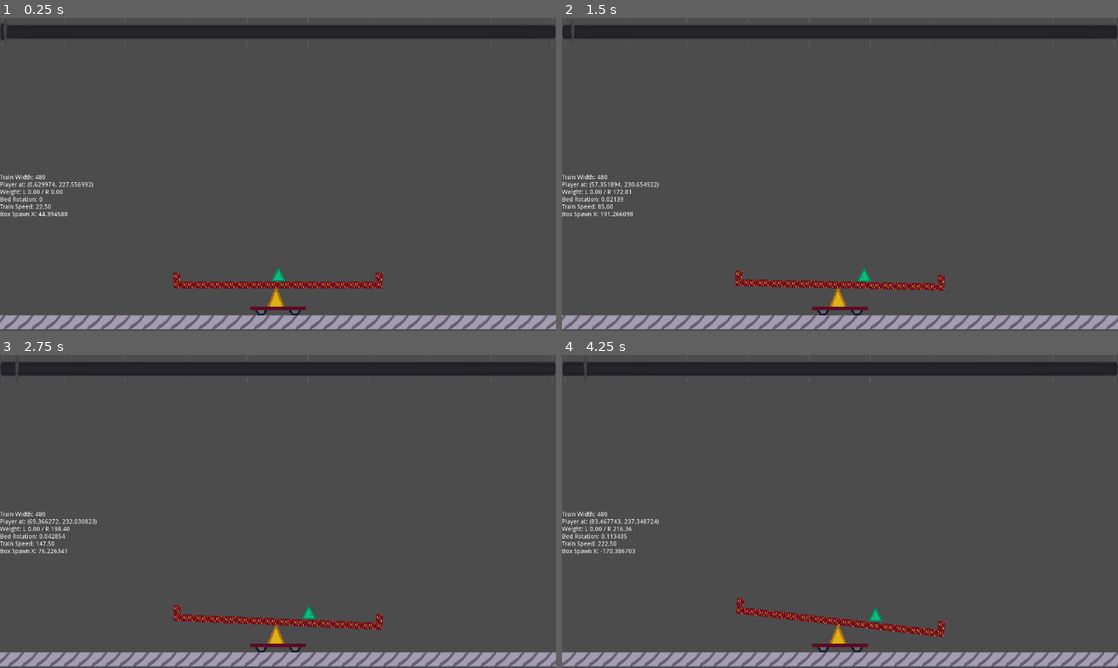
Above: before the commit, frames 1-4 (two rows, left to right).
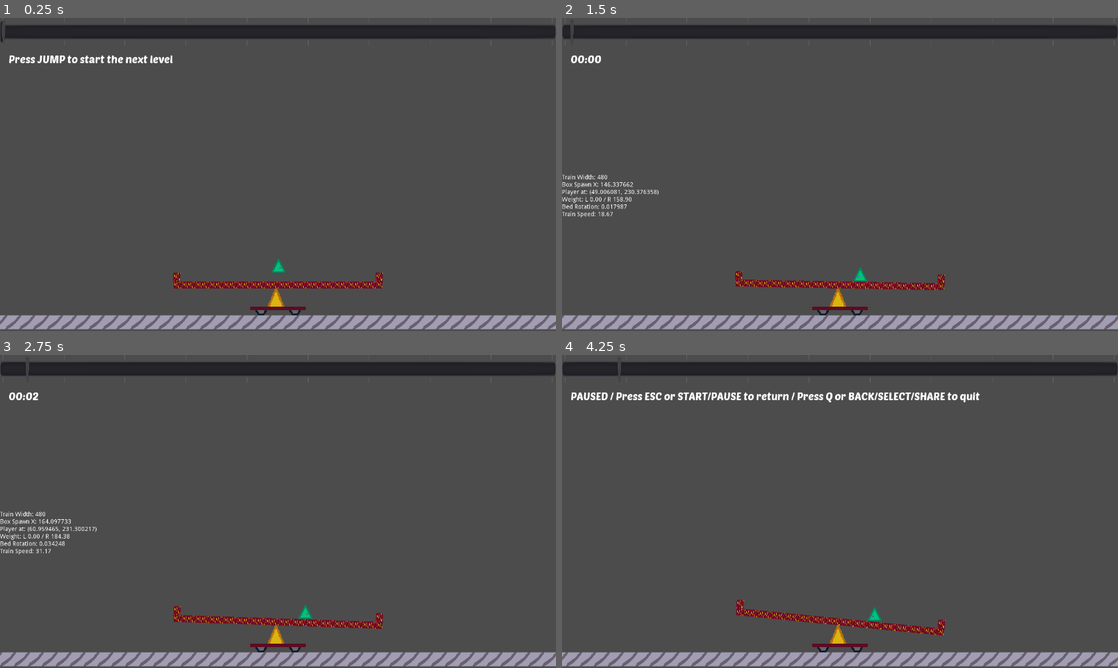
Above: after the commit, the same moments.

Repository: RetroIndieJosh/train-tilt
Game: Godot game, scene res://scenes/Game.tscn
Two runs of this game, one before a commit and one after it. Both use one fixed random seed, a clock stepped at 60 frames per second and the inputs below.
Inputs:
- Up to frame 1 (0.25 s): no input
- Up to frame 2 (1.5 s): hold D (right) 0.53-1.28 s; tap Space (jump) at 0.6, 0.77, 1.07 s; hold Left (left) from 1.28 s (still down); tap Alt (grab) at 1.35 s
- Up to frame 3 (2.75 s): tap Space (jump) at 1.52, 1.55, 1.82, 2.1 s; release Left (left) at 2.03 s; hold D (right) from 2.03 s (still down)
- Up to frame 4 (4.25 s): tap Alt (grab) at 2.85 s; tap Space (jump) at 3.02, 3.05, 3.32, 3.6, 3.77, 4.07 s; release D (right) at 3.53 s; hold Left (left) from 3.53 s (still down); tap Escape (pause, bound only after the commit) at 4.15 s

The runs differ from the first frame. In frame 1, 2.3% of the frame differs, in the area x 0-100%, y 0-100%; in frame 2, 2.2%; in frame 3, 3.8%; in frame 4, 4.9%, in the area x 0-100%, y 2-100%.

Commit message:
Prompt for start level, pause and quit

Diff:
--- /dev/null
+++ b/fonts/DisplayFont.tres
@@ -0,0 +1,7 @@
+[gd_resource type="DynamicFont" load_steps=2 format=2]
+
+[ext_resource path="res://fonts/PoetsenOne-Regular.ttf" type="DynamicFontData" id=1]
+
+[resource]
+size = 24
+font_data = ExtResource( 1 )
--- a/project.godot
+++ b/project.godot
@@ -75,6 +75,18 @@
 "events": [ Object(InputEventKey,"resource_local_to_scene":false,"resource_name":"","device":0,"alt":false,"shift":false,"control":false,"meta":false,"command":false,"pressed":false,"scancode":16777245,"unicode":0,"echo":false,"script":null)
  ]
 }
+pause={
+"deadzone": 0.5,
+"events": [ Object(InputEventKey,"resource_local_to_scene":false,"resource_name":"","device":0,"alt":false,"shift":false,"control":false,"meta":false,"command":false,"pressed":false,"scancode":16777217,"unicode":0,"echo":false,"script":null)
+, Object(InputEventJoypadButton,"resource_local_to_scene":false,"resource_name":"","device":0,"button_index":11,"pressure":0.0,"pressed":false,"script":null)
+ ]
+}
+quit={
+"deadzone": 0.5,
+"events": [ Object(InputEventKey,"resource_local_to_scene":false,"resource_name":"","device":0,"alt":false,"shift":false,"control":false,"meta":false,"command":false,"pressed":false,"scancode":81,"unicode":0,"echo":false,"script":null)
+, Object(InputEventJoypadButton,"resource_local_to_scene":false,"resource_name":"","device":0,"button_index":10,"pressure":0.0,"pressed":false,"script":null)
+ ]
+}
 
 [physics]
 
--- a/scenes/Game.tscn
+++ b/scenes/Game.tscn
@@ -9,8 +9,10 @@
 [ext_resource path="res://collision/TrainBedCollision.tres" type="Shape2D" id=7]
 [ext_resource path="res://collision/TrainWallCollision.tres" type="Shape2D" id=8]
 [ext_resource path="res://scripts/Player.gd" type="Script" id=9]
+[ext_resource path="res://scripts/Game.gd" type="Script" id=10]
 [ext_resource path="res://scripts/Train.gd" type="Script" id=11]
 [ext_resource path="res://scripts/Info.gd" type="Script" id=12]
+[ext_resource path="res://fonts/DisplayFont.tres" type="DynamicFont" id=13]
 
 [sub_resource type="RectangleShape2D" id=1]
 extents = Vector2( 16.1359, 15.8859 )
@@ -20,6 +22,10 @@
 
 [node name="Game" type="Node2D"]
 
+[node name="Game Manager" type="Node" parent="."]
+pause_mode = 2
+script = ExtResource( 10 )
+
 [node name="Info" type="Label" parent="."]
 margin_left = -640.0
 margin_right = -640.0
@@ -27,6 +33,19 @@
 size_flags_horizontal = 0
 size_flags_vertical = 0
 script = ExtResource( 12 )
+__meta__ = {
+"_edit_use_anchors_": false
+}
+
+[node name="Time" type="Label" parent="."]
+margin_left = -620.0
+margin_top = -280.0
+margin_right = -640.0
+margin_bottom = -266.0
+size_flags_horizontal = 3
+size_flags_vertical = 0
+custom_fonts/font = ExtResource( 13 )
+text = "time"
 __meta__ = {
 "_edit_use_anchors_": false
 }
--- /dev/null
+++ b/scripts/Game.gd
@@ -0,0 +1,47 @@
+extends Node
+
+onready var time = $"../Time"
+
+var elapsed = 0
+var timer_running = false
+
+func _process(delta):
+        if not timer_running:
+                if Input.is_action_just_pressed("jump"):
+                        start_level()
+                return
+        if get_tree().paused:
+                if Input.is_action_just_pressed("quit"):
+                        get_tree().quit()
+                elif Input.is_action_just_pressed("pause"):
+                        get_tree().paused = false
+                return
+        elif Input.is_action_just_pressed("pause"):
+                get_tree().paused = true
+                time.text = "PAUSED / Press ESC or START/PAUSE to return / Press Q or BACK/SELECT/SHARE to quit"
+                return
+        elapsed += delta
+        var minutes = int(floor(elapsed / 60.0))
+        var seconds = int(floor(elapsed)) % 60
+        time.text = "%02d:%02d" % [minutes, seconds]
+
+func _ready():
+        end_level(true)
+
+func end_level(first=false):
+        timer_running = false
+        get_tree().paused = true
+        if first:
+                time.text = ""
+        else:
+                time.text = "Level complete! "
+        time.text += "Press JUMP to start the next level"
+
+func end_game():
+        end_level()
+        time.text = "GAME OVER"
+
+func start_level():
+        elapsed = 0
+        timer_running = true
+        get_tree().paused = false
--- a/scripts/Track.gd
+++ b/scripts/Track.gd
@@ -1,18 +1,17 @@
 extends StaticBody2D
 class_name Track
 
+const SPEED_MIN = 10
 const SPEED_MAX = 1000
-const ACCEL_SPEED = 50
-const BRAKE_SPEED = 100
-
-export var initial_speed = 10
+const ACCEL_SPEED = 10
+const BRAKE_SPEED = 15
 
 onready var info = $"../Info"
 onready var progress_bar = $"../UI/Progress"
 onready var screen_width = get_viewport().size.x
-onready var speed = initial_speed
+onready var speed = SPEED_MIN
 
-export var track_length = 100
+export var track_length = 1000
 
 func _ready():
         progress_bar.max_value = track_length
@@ -24,9 +23,15 @@
                 position.x += screen_width
         #info.text = "Track X: " + str(position.x)
         info.set_data("Train Speed", "%.2f" % speed)
+
+        if speed < SPEED_MIN:
+                info.set_data("LOSE!", "LOSE!")
+
         speed = clamp(speed, 0, SPEED_MAX)
 
-        progress_bar.value = speed * delta
+        progress_bar.value += speed * delta
+        if progress_bar.value >= track_length:
+                info.set_data("WIN!", "WIN!")
 
 func brake(delta):
         speed -= delta * BRAKE_SPEED
Binary file added: fonts/PoetsenOne-Regular.ttf
Not shown: 1 places in scenes/Game.tscn that only renumber resources
Not shown, changed: TODO.md
